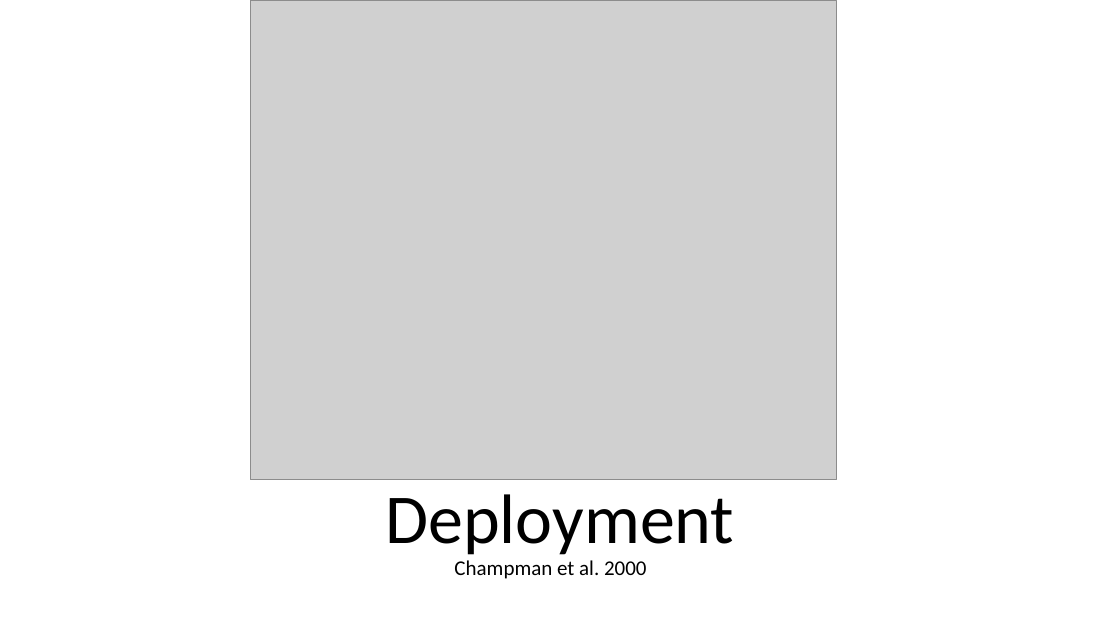
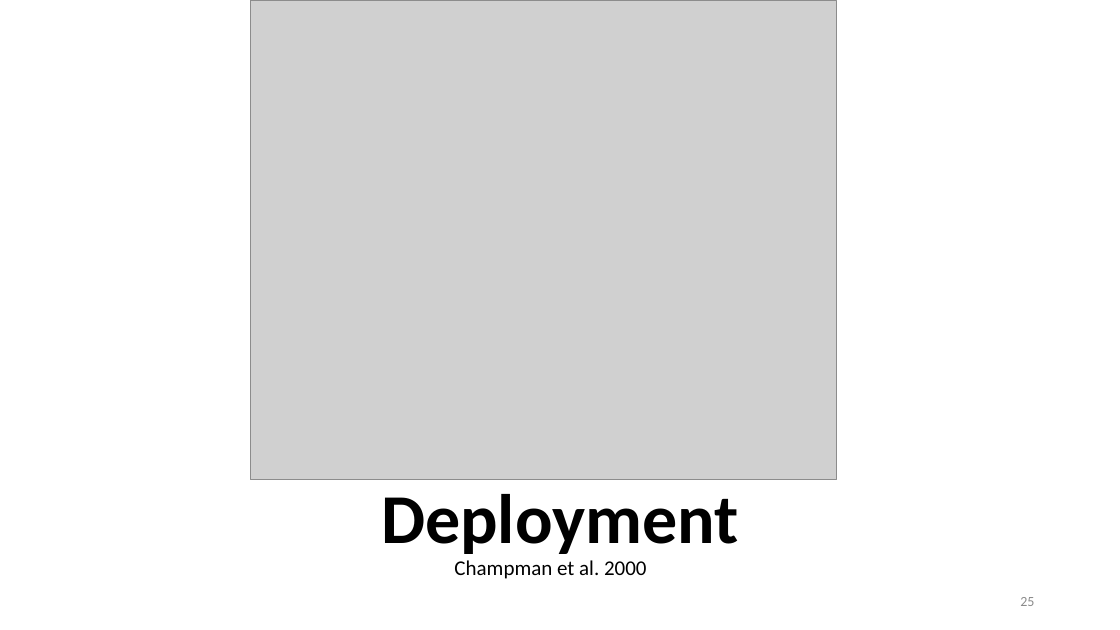
Before and after one commit to Flitschi7/big-data-management, a slide deck: slide 25 of Organisational/Dokumentation HHZ Rocket Project.pptx. Drawn at 1120x630 pixels with LibreOffice and Linux fonts; fonts in the diff are those of the drawing; grey boxes stand for pictures. Boxes give left, top, right and bottom in pixels: in the first picture for what was removed or moved away, otherwise in the second. Text is boxed around its words. In the diff, an @@ line names an element or a change of style, - is before the commit and + after.

```diff
--- a/Organisational/Dokumentation HHZ Rocket Project.pptx
+++ b/Organisational/Dokumentation HHZ Rocket Project.pptx
@@ title "Deployment" at [381, 494, 739, 554]: bold on @@
@@ page number added at [1020, 597, 1034, 606], 12 pt, text #8C8C8C @@
+25
```
Also in this commit, not shown: 27 other slides changed.
